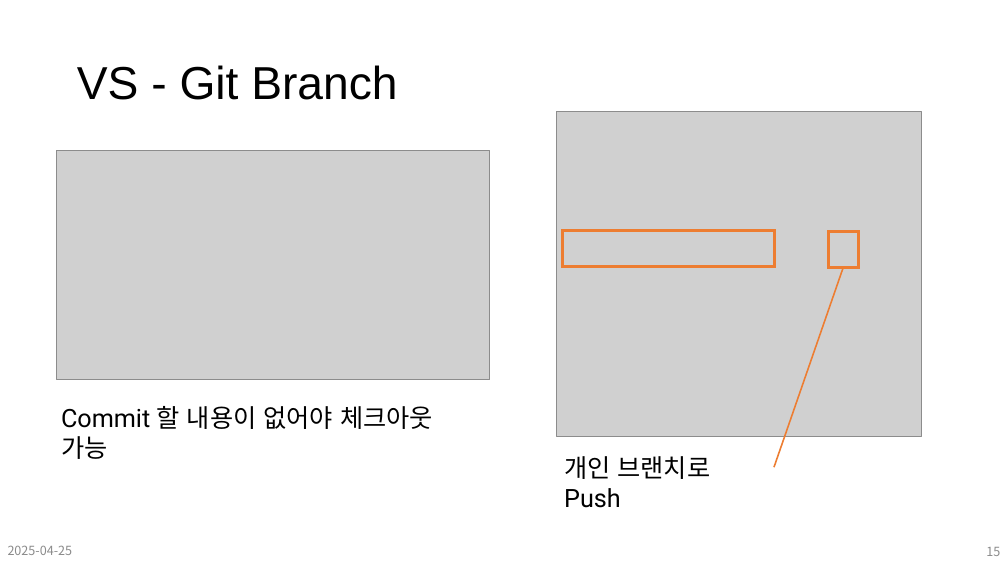
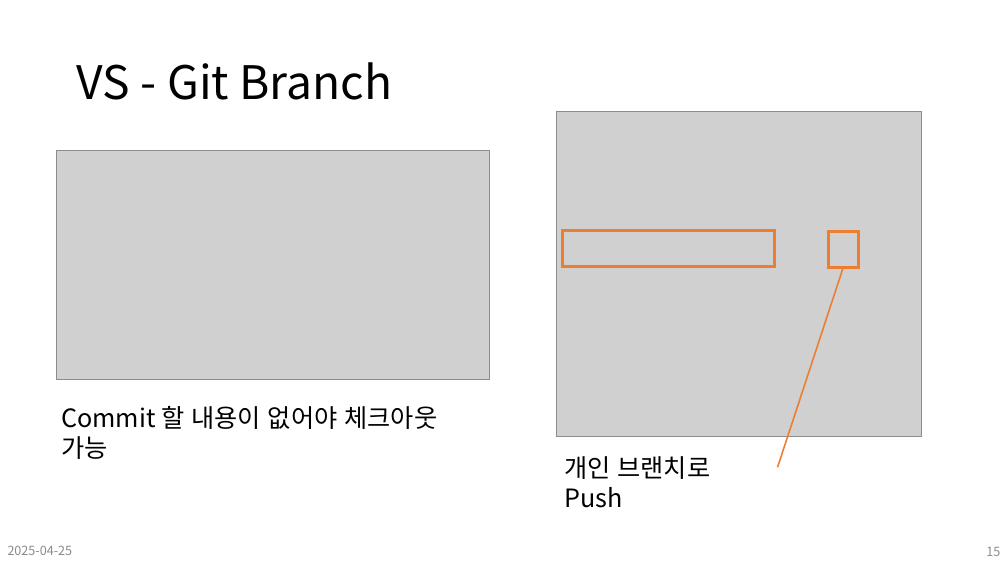
Before and after one commit to Leader-Lesson/KDT_SF_Short_5th, a slide deck: slide 15 of material/07_CSharp_VS_Git.pptx. Drawn at 1008x567 pixels with LibreOffice and Linux fonts; fonts in the diff are those of the drawing; grey boxes stand for pictures; background and template pictures are left out. Boxes give left, top, right and bottom in pixels: in the first picture for what was removed or moved away, otherwise in the second. Text is boxed around its words. In the diff, an @@ line names an element or a change of style, - is before the commit and + after.

```diff
--- a/material/07_CSharp_VS_Git.pptx
+++ b/material/07_CSharp_VS_Git.pptx
@@ title "VS - Git Branch" at [77, 62, 392, 100]: font Arial to Noto Sans CJK KR @@
@@ line moved from (774, 467) - (843, 268) to (778, 467) - (843, 268) @@
@@ text "Commit 할 내용이 없어야 체크아웃 ..." at [61, 406, 438, 459]: font Roboto to Noto Sans CJK KR @@
@@ text "개인 브랜치로 Push" at [564, 456, 711, 508]: font Roboto to Noto Sans CJK KR @@
```
Also in this commit, not shown: 23 other slides changed, 13 other files.
